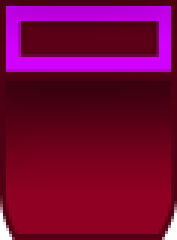
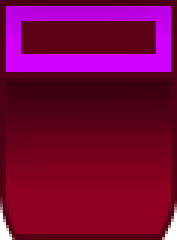
Before/after of a 177x240 layered artwork. What changed in the layer stack:
painted on "Фигура 17" over [left=18, top=21, right=159, bottom=57]
painted on "Фигура 16" over [left=48, top=75, right=123, bottom=78]
